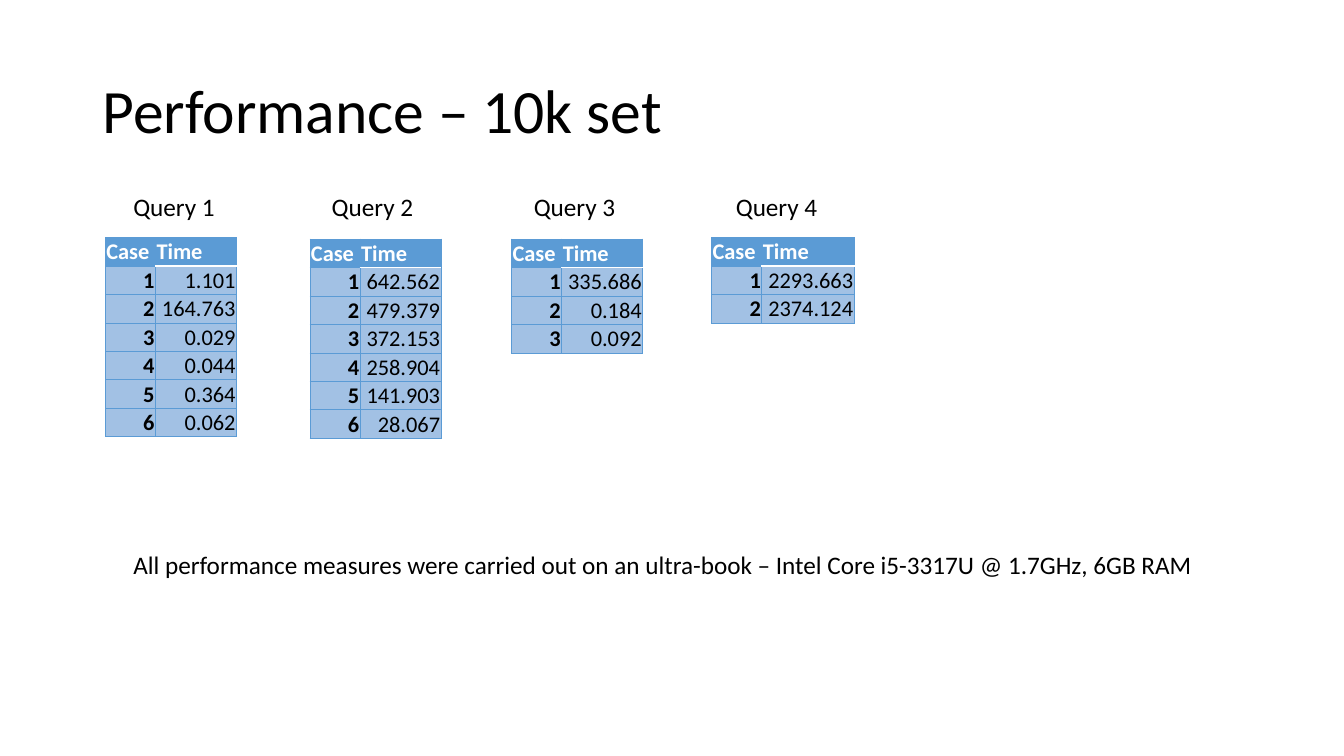
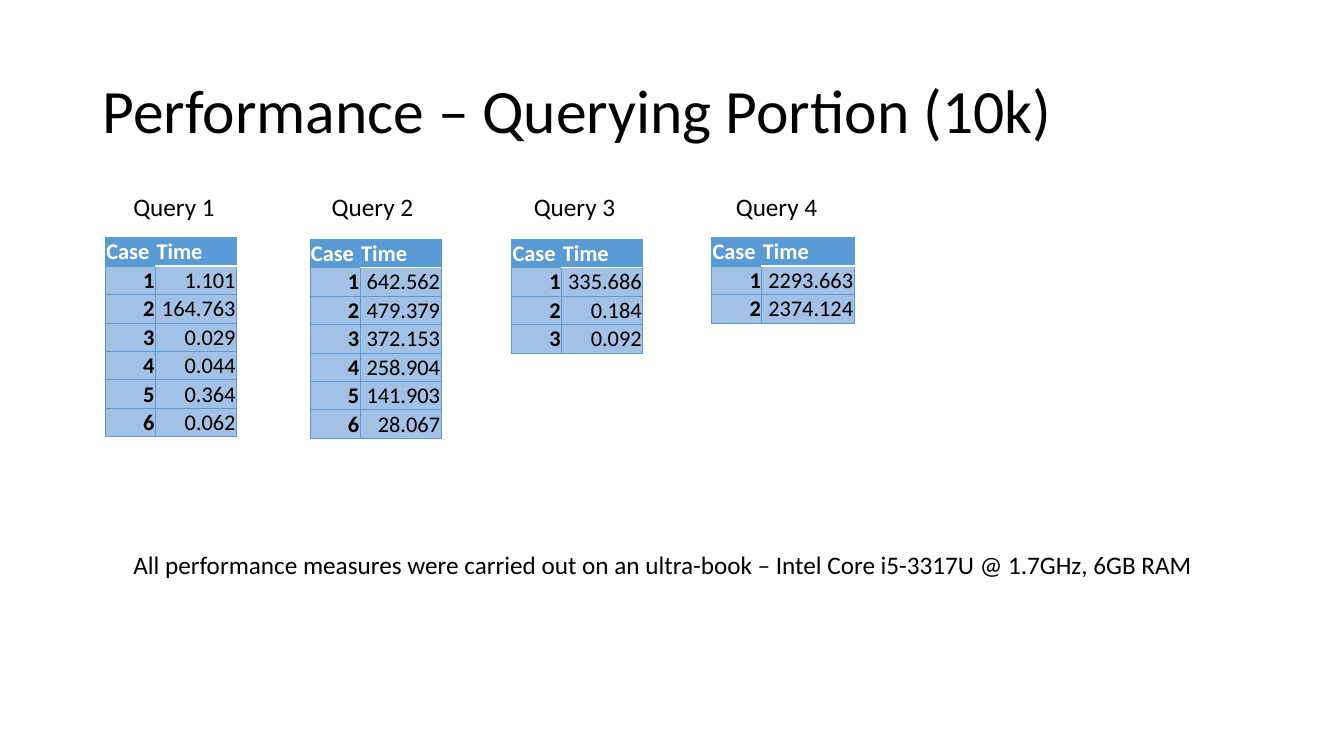
Before and after one commit to guptha-/sigmod, a slide deck: slide 9 of reports/Presentation.pptx. Drawn at 1344x756 pixels with LibreOffice and Linux fonts; fonts in the diff are those of the drawing. Boxes give left, top, right and bottom in pixels: in the first picture for what was removed or moved away, otherwise in the second. Text is boxed around its words. In the diff, an @@ line names an element or a change of style, - is before the commit and + after.

Commit message:
Updated presentation

```diff
--- a/reports/Presentation.pptx
+++ b/reports/Presentation.pptx
@@ title at box(102, 88, 1051, 144): text changed @@
-Performance – 10k set
+Performance – Querying Portion (10k)
```
